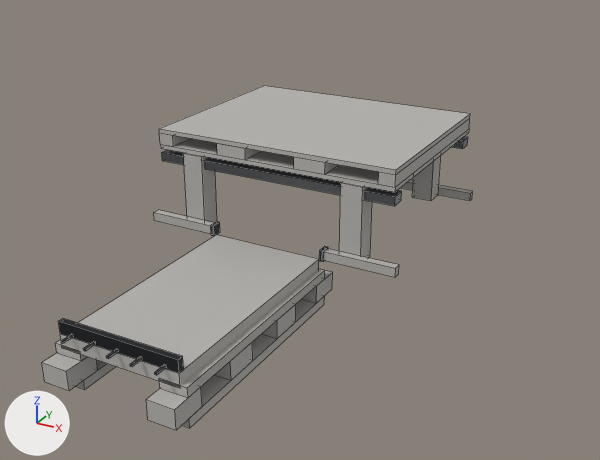
A saved change to the FBX model Assets/_Project/04.Art/02.Models/Megastructure/SM_Mega_Spur.fbx.
Before and after are seen from a 50 mm camera at (59.4, -114.3, 84.6) aimed at (-5.8, 4.2, 25.4). The lights are fixed; the arrows at lower left show +X, +Y and +Z. The picture after the commit comes second. Mesh edges are drawn as thin lines. Where no turn or scale is listed for an object, it has been applied to the vertices. Vertices at exactly the same position are counted once.

In view in the first picture: 'SM_Mega_Spur'.
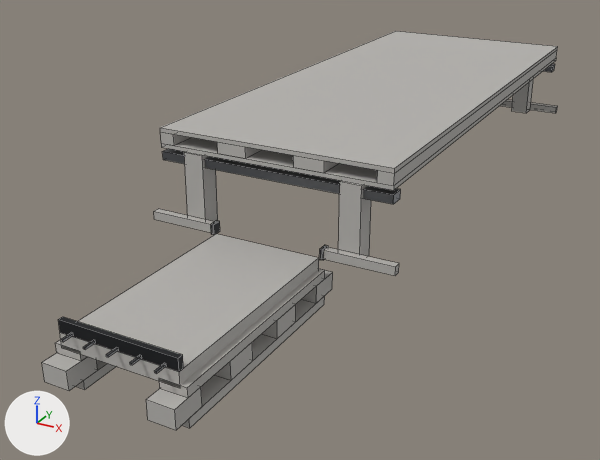
The newer file is also turned or shifted as a whole; pictures and numbers use the older file's frame.

Pixel boxes [x1, y1, x2, y2] of what changed, in the pictures (600 x 460 px; the box of a moved part takes in the faces that stretch with it):
'SM_Mega_Spur', reshaped (20% wider, 16% taller)
    before: [42, 86, 473, 430]
    after: [42, 31, 558, 430]
part 1 of me_sm_mega_spur, moved or reshaped
    before: [401, 180, 473, 201]
    after: [500, 100, 558, 113]
part 2 of me_sm_mega_spur, moved or reshaped
    before: [413, 155, 441, 201]
    after: [512, 79, 533, 113]
part 3 of me_sm_mega_spur, moved or reshaped
    before: [159, 86, 470, 192]
    after: [160, 31, 558, 190]
part 4 of me_sm_mega_spur, moved or reshaped
    before: [217, 143, 261, 160]
    after: [217, 142, 261, 158]
part 5 of me_sm_mega_spur, moved or reshaped
    before: [294, 157, 338, 174]
    after: [293, 155, 339, 173]
part 6 of me_sm_mega_spur, moved or reshaped
    before: [451, 136, 468, 149]
    after: [544, 64, 555, 72]

What the commit changed:
me_sm_mega_spur is used by ob_sm_mega_spur; location (0.0, 0.0, 0.0).
me_sm_mega_spur had 278 vertices, 216 faces and spanned x -21.0..21.0, y -53.5..17.0, z 24.8..47.2.
me_sm_mega_spur now has 278 vertices, 216 faces and spans x -21.0..21.0, y -53.5..79.0, z 24.8..47.4.
me_sm_mega_spur part 1: the loose piece of 8 vertices spanning x -21.0..21.0, y 15.8..17.0, z 32.0..33.4 is moved by (0.0, 62.0, 0.2).
me_sm_mega_spur part 2: the loose piece of 8 vertices spanning x 11.8..15.2, y 12.6..16.0, z 32.0..44.0 is moved by (-0.1, 62.0, 0.2).
me_sm_mega_spur part 3: the loose piece of 24 vertices spanning x -19.8..19.8, y -15.6..15.6, z 44.0..47.2 is scaled about its middle by (0.99, 2.98, 1), then moved by (0.0, 31.0, 0.2).
me_sm_mega_spur part 4: the loose piece of 8 vertices spanning x -9.1..-4.1, y -15.6..15.6, z 44.7..46.5 is scaled about its middle by (0.99, 2.98, 1), then moved by (0.1, 31.0, 0.2).
me_sm_mega_spur part 5: the loose piece of 8 vertices spanning x 4.1..9.1, y -15.6..15.6, z 44.7..46.5 is scaled about its middle by (0.99, 2.98, 1), then moved by (-0.1, 31.0, 0.2).
me_sm_mega_spur part 6: the loose piece of 8 vertices spanning x -19.8..19.8, y 13.1..15.5, z 41.9..43.3 is scaled about its middle by (0.99, 1, 1), then moved by (0.0, 62.0, 0.2).
Other edits to the shape of me_sm_mega_spur do not show in these pictures.
